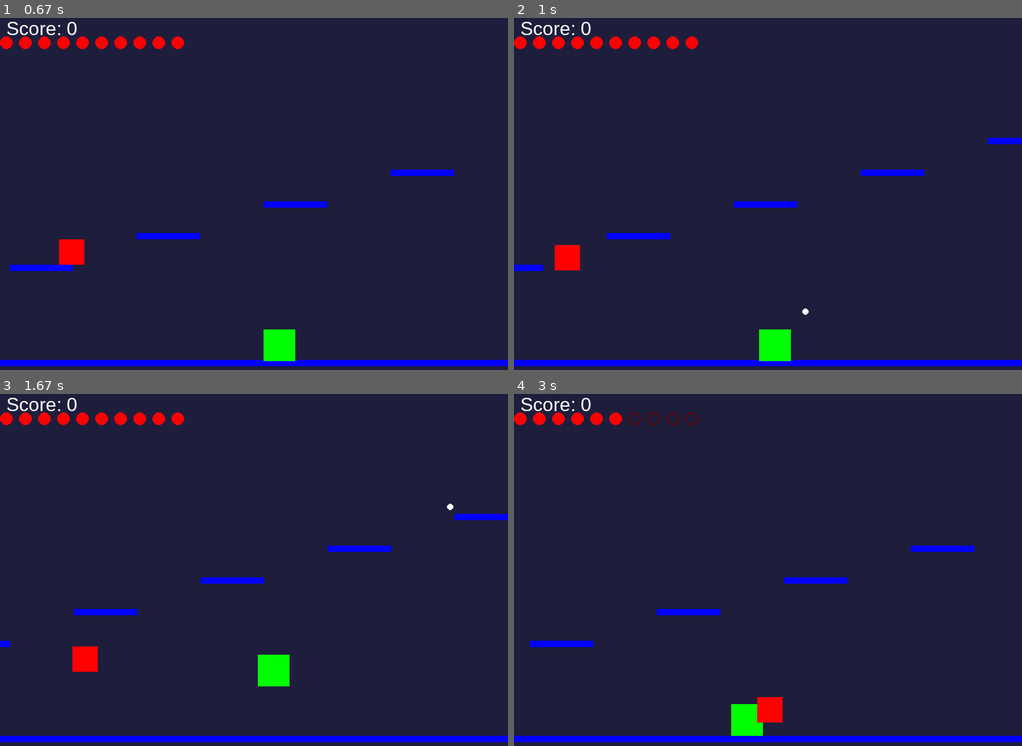
Above: before the commit, frames 1-4 (two rows, left to right).
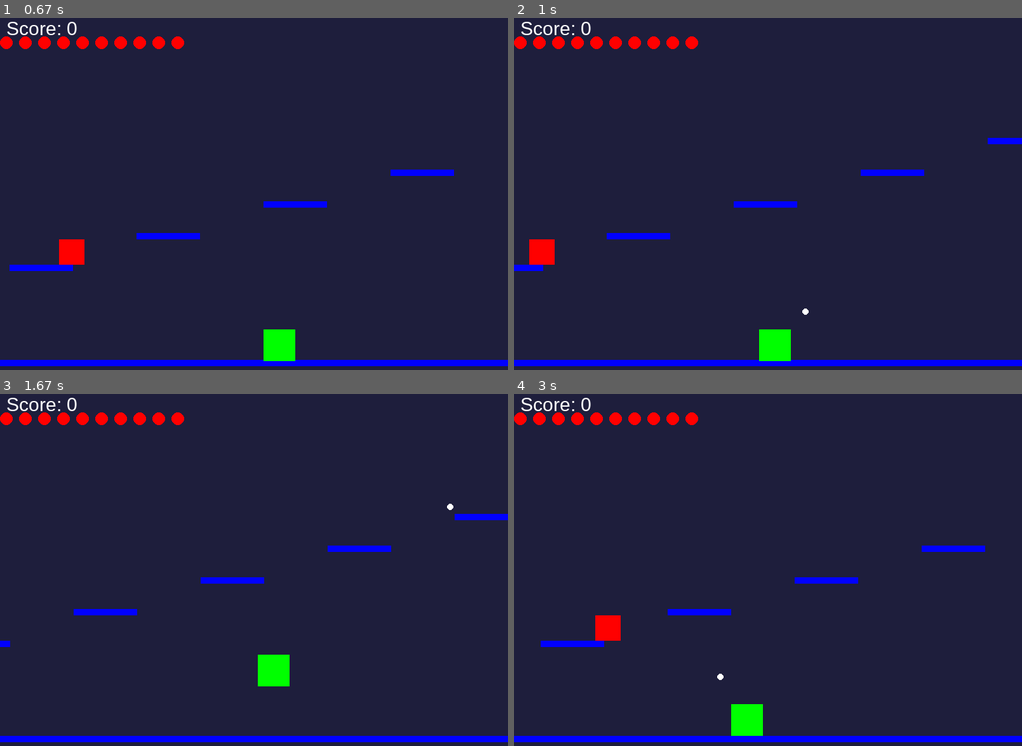
Above: after the commit, the same moments.

Repository: JalenBatten/bl-pygames
Game: pygame game, started from Galactic Quest/test.py
Same seed, same stepped clock (60 frames per second), same inputs: the game is played once before the commit and once after it.
Inputs (mouse positions are in pixels of both pictures, inside the frame that each line leads up to):
- Up to frame 1 (0.67 s): hold D from 0.33 s (still down); move the mouse to (233, 218) at 0.37 s
- Up to frame 2 (1 s): release D at 0.8 s; click (930, 190) at 0.88 s
- Up to frame 3 (1.67 s): hold W 1.17-1.47 s; hold D from 1.5 s (still down)
- Up to frame 4 (3 s): release D at 1.97 s; hold A 2-2.53 s; hold A 2.57-2.97 s

Frame 1 is identical in both runs. In frame 2, 0.7% of the frame differs, in the area x 3-13%, y 62-72%; in frame 3, 0.4%; in frame 4, 1.3%, in the area x 3-93%, y 5-94%.

Commit message:
Galactic Quest 4-25-25

Diff:
--- a/Galactic Quest/test.py
+++ b/Galactic Quest/test.py
@@ -169,16 +169,15 @@
         if b[0] < 0 or b[0] > long_platform.width or b[1] < 0 or b[1] > HEIGHT:
             state["bullets"].remove(b)
 
-# Bullet collision (player hit by enemy)
     for b in state["bullets"][:]:
-        if b[4] == "enemy":  # Check if the bullet is from an enemy
-            bullet_rect = pygame.Rect(b[0], b[1], 5, 5)  # Create a rectangle for the bullet
-            if player_rect.colliderect(bullet_rect):  # Check if the player collides with the bullet
-                state["player_health"] -= 2  # Player takes damage
-                state["bullets"].remove(b)  # Remove the bullet
-                if state["player_health"] <= 0:  # If health drops to 0, game over
+        if b[4] == "enemy":
+            bullet_rect = pygame.Rect(b[0], b[1], 5, 5)
+            if player_rect.colliderect(bullet_rect):
+                state["player_health"] -= 2
+                state["bullets"].remove(b)
+                if state["player_health"] <= 0:
                     state["game_over"] = True
-    # Bullet collision (enemy hit by player)
+
     for b in state["bullets"][:]:
         if b[4] == "player":
             for e in state["enemies"]:
@@ -189,40 +188,52 @@
                         state["enemies"].remove(e)
                         state["score"] += 1
                     break
+
     for e in state["enemies"]:
         if e["shooting"]:
             current_time = pygame.time.get_ticks()
-
-        # Check if the enemy is onscreen (within the camera's view)
         if (e["rect"].x + e["rect"].width > cam_x and e["rect"].x < cam_x + WIDTH and
-         e["rect"].y + e["rect"].height > cam_y and e["rect"].y < cam_y + HEIGHT):
-
-            if current_time - e["last_shot"] > 2500:  # Shoots every 2.5 seconds
+            e["rect"].y + e["rect"].height > cam_y and e["rect"].y < cam_y + HEIGHT):
+            if current_time - e["last_shot"] > 2500:
                 ex, ey = e["rect"].center
                 angle = math.atan2(state["player_y"] - ey, state["player_x"] - ex)
                 vx = bullet_speed * math.cos(angle)
                 vy = bullet_speed * math.sin(angle)
-                state["bullets"].append([ex, ey, vx, vy, "enemy"])  # ✅ Now it matches collision logic
+                state["bullets"].append([ex, ey, vx, vy, "enemy"])
                 e["last_shot"] = current_time
+
+    # Updated Enemy Movement Logic
     for e in state["enemies"]:
-        if e["rect"].colliderect(player_rect):
-            if state["player_health"] > 0 and (pygame.time.get_ticks() - state["player_last_damage_time"] > damage_cooldown):
-                state["player_health"] -= 2
-                state["player_last_damage_time"] = pygame.time.get_ticks()
-                if state["player_x"] < e["rect"].x:
-                    state["player_x"] -= knockback_strength
-                else:
-                    state["player_x"] += knockback_strength
-            if state["player_health"] <= 0:
-                state["game_over"] = True
-
-    for e in state["enemies"]:
-        e["rect"].y += enemy_gravity
+        e["rect"].y += enemy_gravity  # Apply gravity to the enemy
+
+        # Check if the enemy is on any platform
+        on_platform = False
         for p in platforms + [long_platform]:
             if e["rect"].colliderect(p):
-                e["rect"].bottom = p.top
+                e["rect"].bottom = p.top  # Make sure enemy stays on top of the platform
+                on_platform = True
                 break
+
+        # If the enemy is not on a platform, check if it's about to fall off
+        if on_platform:
+            future_rect = e["rect"].copy()
+            future_rect.x += enemy_vel
+            future_rect.y += 1  # Move down to check if it will fall
+
+            supported = False
+            for p in platforms + [long_platform]:
+                if future_rect.colliderect(p):
+                    supported = True
+                    break
+
+            # Reverse direction if there's no platform to land on
+            if not supported:
+                enemy_vel *= -1
+
+        # Move the enemy horizontally
         e["rect"].x += enemy_vel
+
+        # Prevent enemies from moving off the edges of the screen
         if e["rect"].left < 0 or e["rect"].right > long_platform.width:
             enemy_vel *= -1
 
